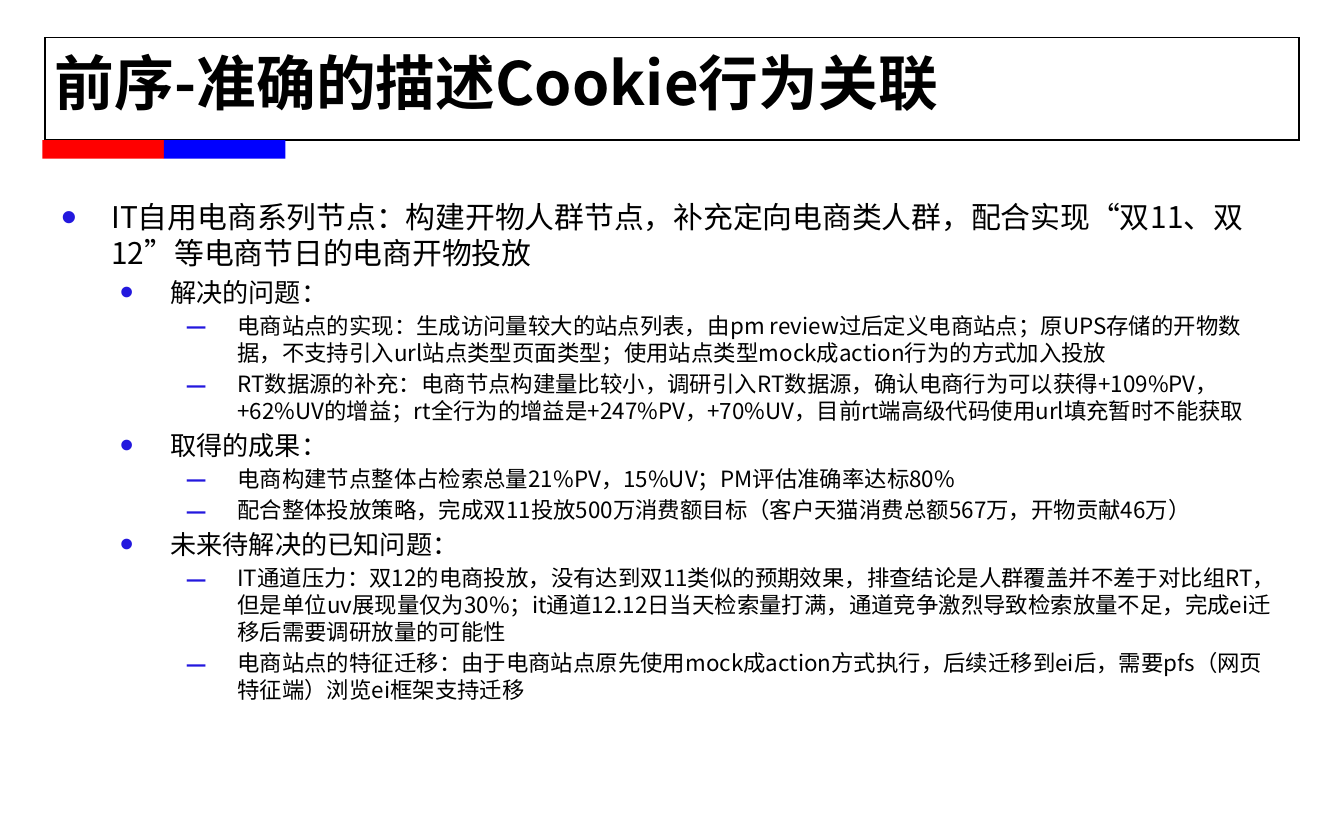
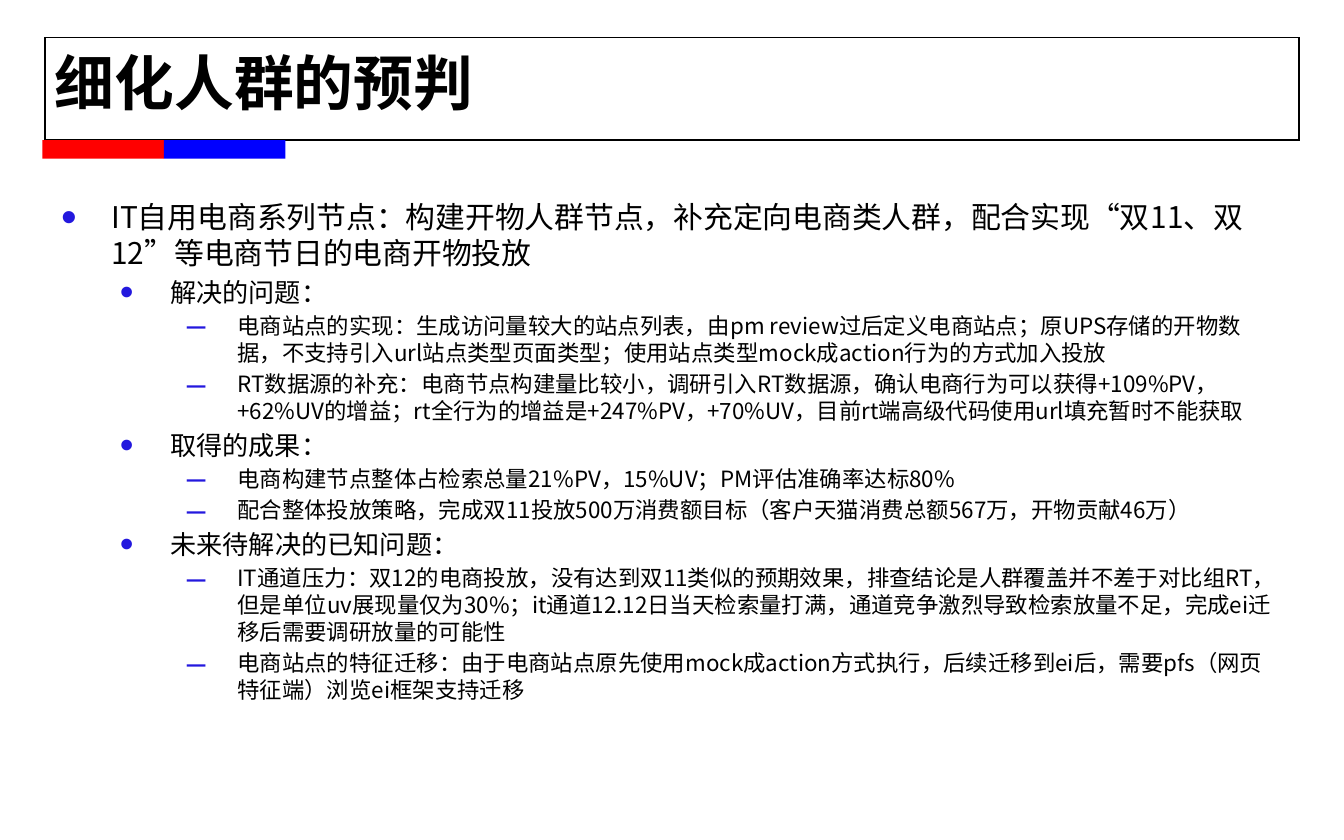
Before and after one commit to alexxyjiang/baidu-tech-report, a slide deck: slide 6 of For T5/蒋学渊_2015年春工作述职.pptx. Drawn at 1344x840 pixels with LibreOffice and Linux fonts; fonts in the diff are those of the drawing; background and template pictures are left out. Boxes give left, top, right and bottom in pixels: in the first picture for what was removed or moved away, otherwise in the second. Text is boxed around its words. In the diff, an @@ line names an element or a change of style, - is before the commit and + after.

```diff
--- a/For T5/蒋学渊_2015年春工作述职.pptx
+++ b/For T5/蒋学渊_2015年春工作述职.pptx
@@ text at [55,54,473,111]: text changed @@
-前序-准确的描述Cookie行为关联
+细化人群的预判
```
Also in this commit, not shown: 8 other slides changed, 3 slides added.
